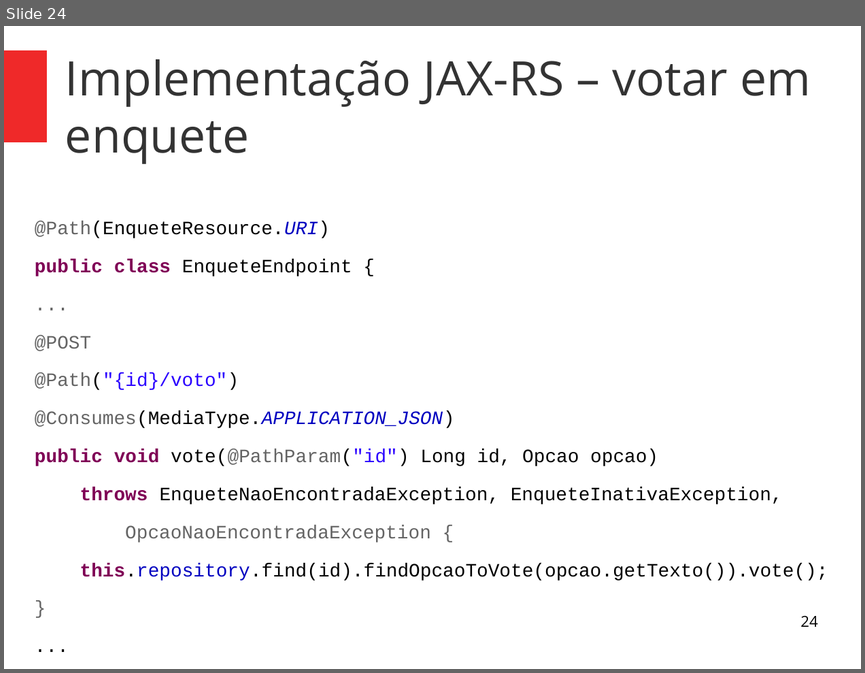
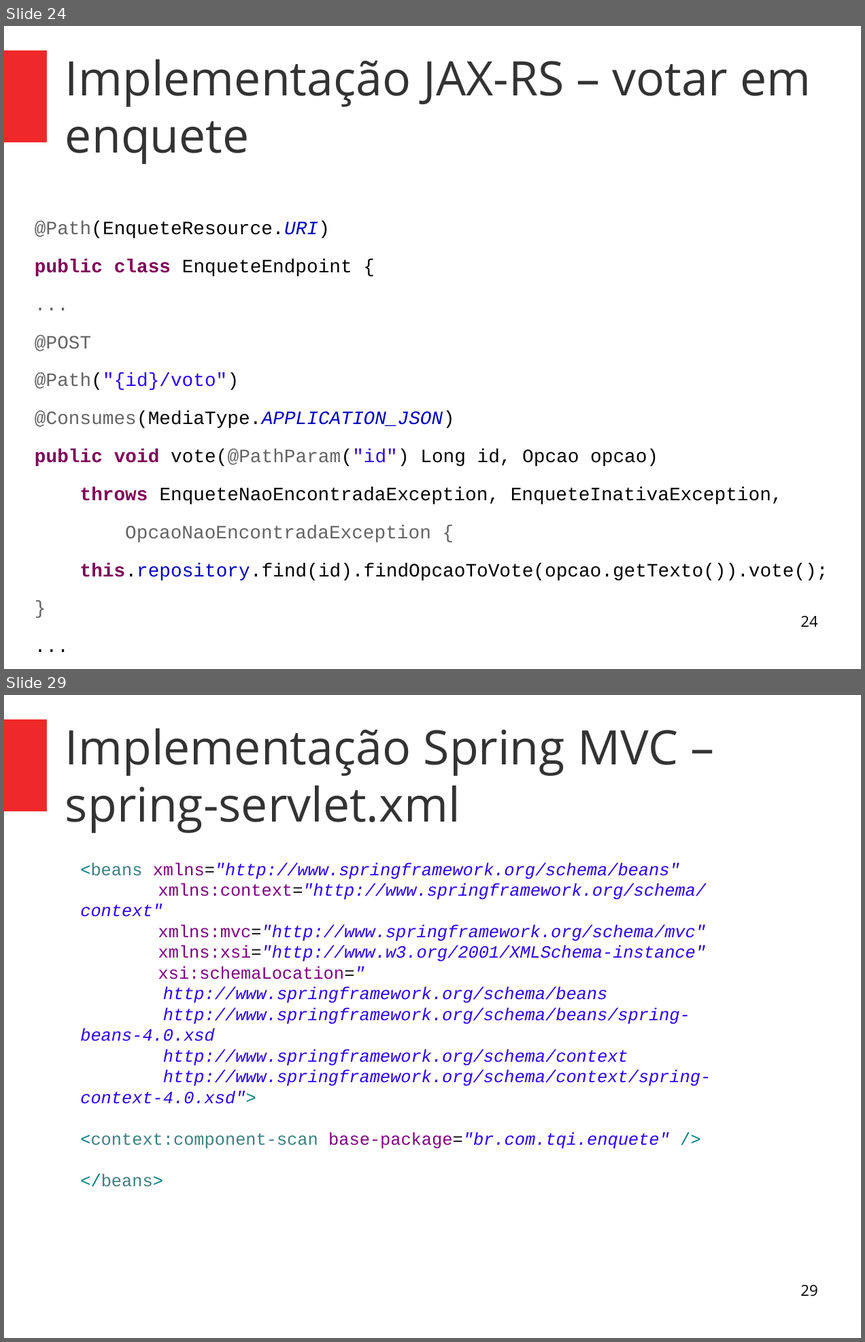
Before and after one commit to alexandrefvb/restful-webservices-workshop, a slide deck: apresentacao/parte2-pratica.odp. Shown one above the other, each under a label of ours: slide 24 before the commit, slides 24 and 29 after it; the slides between them are not shown. The pictures are 865x673 and 865x1342 pixels, drawn with LibreOffice and Linux fonts; fonts in the diff are those of the drawing. Boxes give left, top, right and bottom in pixels: in the first picture for what was removed or moved away, otherwise in the second. Text is boxed around its words. In the diff, an @@ line names an element or a change of style, - is before the commit and + after.

Commit message:
Apresentacao parte 2 - Spring MVC

```diff
--- a/apresentacao/parte2-pratica.odp
+++ b/apresentacao/parte2-pratica.odp
@@ slide 29 added at [4, 695, 861, 1338], background #FFFFFF; not listed: 1 template element that a slide beside it also shows @@
@@ title added at [65, 728, 678, 833], 44 pt, text #333333 @@
+Implementação Spring MVC – spring-servlet.xml
@@ text added at [80, 862, 711, 1187], 16 pt, text #2A00FF, italic @@
+<beans xmlns="http://www.springframework.org/schema/beans"
+xmlns:context="http://www.springframework.org/schema/context"
+xmlns:mvc="http://www.springframework.org/schema/mvc"
+xmlns:xsi="http://www.w3.org/2001/XMLSchema-instance"
+xsi:schemaLocation="
+http://www.springframework.org/schema/beans
+http://www.springframework.org/schema/beans/spring-beans-4.0.xsd
+http://www.springframework.org/schema/context
+http://www.springframework.org/schema/context/spring-context-4.0.xsd">
+<context:component-scan base-package="br.com.tqi.enquete" />
+</beans>
@@ page number added at [800, 1285, 817, 1296], 14 pt, text #000000 @@
+29
```
Also in this commit, not shown: 4 slides changed, 13 other slides added, 2 other files.
